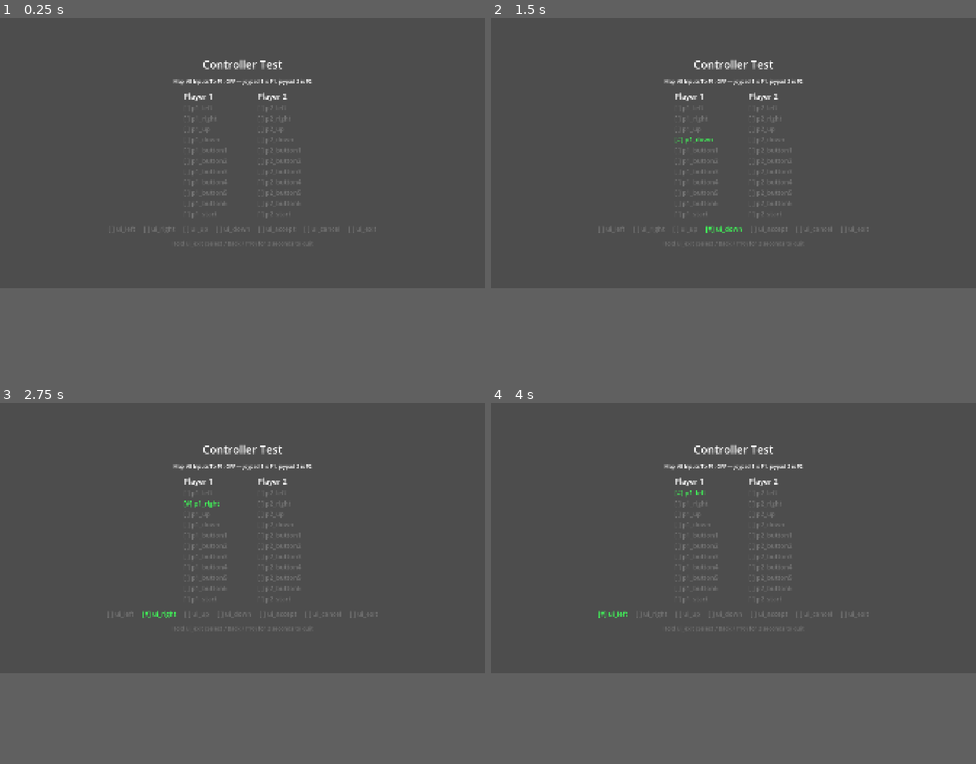
Above: before the commit, frames 1-4 (two rows, left to right).
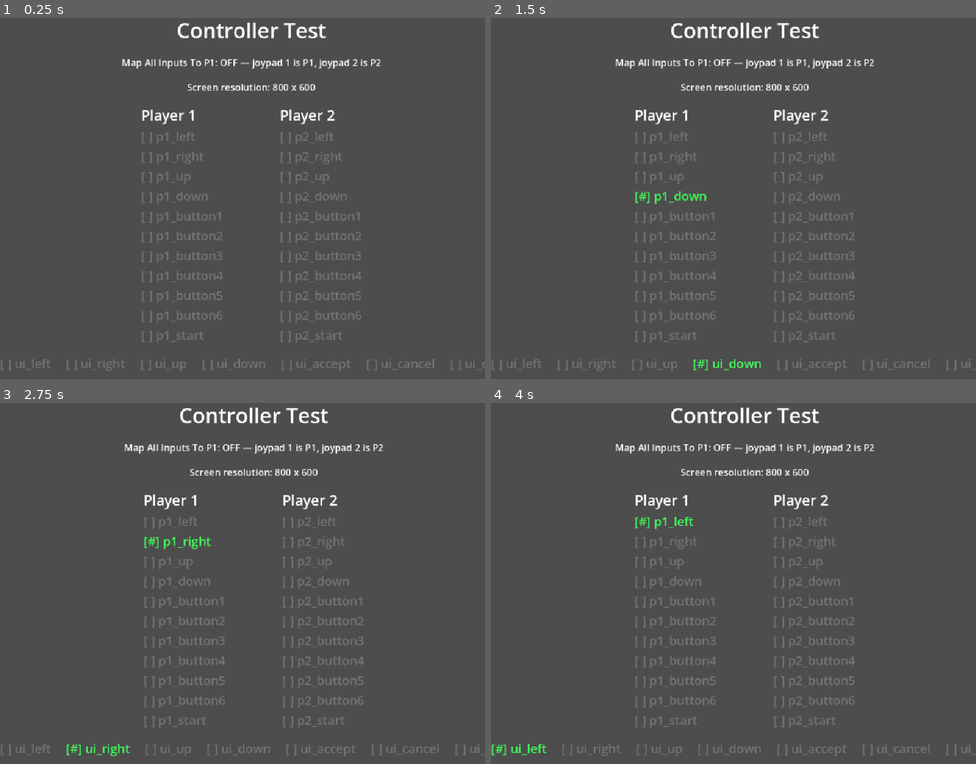
Above: after the commit, the same moments.

Repository: thygrrr/aieh-template
Game: Godot game, scene res://scenes/controller_test.tscn
The game is run twice, just before and just after one commit, with the same random seed, the same clock (stepped at 60 frames per second) and the same inputs.
Inputs:
- Up to frame 1 (0.25 s): no input
- Up to frame 2 (1.5 s): tap Enter (ui_accept) at 0.5, 0.77, 1.25 s; hold Right (ui_right) 0.53-1.28 s; hold Down (ui_down) from 1.28 s (still down)
- Up to frame 3 (2.75 s): tap Enter (ui_accept) at 1.52, 2 s; release Down (ui_down) at 2.03 s; hold Right (ui_right) from 2.03 s (still down)
- Up to frame 4 (4 s): tap Enter (ui_accept) at 2.75, 3.02, 3.5, 3.77 s; release Right (ui_right) at 2.78 s; hold Up (ui_up) 2.78-3.53 s; hold Left (ui_left) from 3.53 s (still down)
In our replay, the window is 800x450 before the commit and 800x600 after it. These sizes can differ from the game's own. Grey fills any space a smaller window leaves; there, only what the larger window draws over its background counts as a difference.

The runs differ from the first frame. In frame 1, 5.3% of the frame differs, in the area x 0-100%, y 1-98%; in frame 2, 5.6%; in frame 3, 5.7%, in the area x 0-99%, y 1-98%; in frame 4, 5.6%.

Commit message:
fix: window scaling

Diff:
--- a/project.godot
+++ b/project.godot
@@ -22,11 +22,11 @@
 
 [display]
 
-window/size/viewport_width=1920
-window/size/viewport_height=1080
+window/size/viewport_width=1024
+window/size/viewport_height=768
 window/size/mode=3
 window/stretch/mode="canvas_items"
-window/stretch/aspect="expand"
+window/stretch/aspect="keep_width"
 
 [dotnet]
 
--- a/scenes/controller_test.tscn
+++ b/scenes/controller_test.tscn
@@ -1,8 +1,8 @@
-[gd_scene load_steps=2 format=3]
+[gd_scene format=3 uid="uid://c7q06utfc2mbk"]
 
-[ext_resource type="Script" path="res://scripts/controller_test.gd" id="1"]
+[ext_resource type="Script" uid="uid://dr6heinnhxb8y" path="res://scripts/controller_test.gd" id="1"]
 
-[node name="ControllerTest" type="Control"]
+[node name="ControllerTest" type="Control" unique_id=1671257431]
 layout_mode = 3
 anchors_preset = 15
 anchor_right = 1.0
--- a/scripts/controller_test.gd
+++ b/scripts/controller_test.gd
@@ -49,6 +49,13 @@
 	_mode_label.horizontal_alignment = HORIZONTAL_ALIGNMENT_CENTER
 	_mode_label.add_theme_font_size_override("font_size", 20)
 	main.add_child(_mode_label)
+
+	var screen_size := DisplayServer.screen_get_size()
+	var resolution_label := Label.new()
+	resolution_label.text = "Screen resolution: %d x %d" % [screen_size.x, screen_size.y]
+	resolution_label.horizontal_alignment = HORIZONTAL_ALIGNMENT_CENTER
+	resolution_label.add_theme_font_size_override("font_size", 20)
+	main.add_child(resolution_label)
 
 	var columns := HBoxContainer.new()
 	columns.alignment = BoxContainer.ALIGNMENT_CENTER
Not shown, changed: export_presets.cfg
Not shown, added: scripts/high_score.gd.uid
Not shown, added: scripts/high_score_data.gd.uid
Not shown, added: tests/high_score_smoke.gd.uid
Not shown, changed: .gitignore
